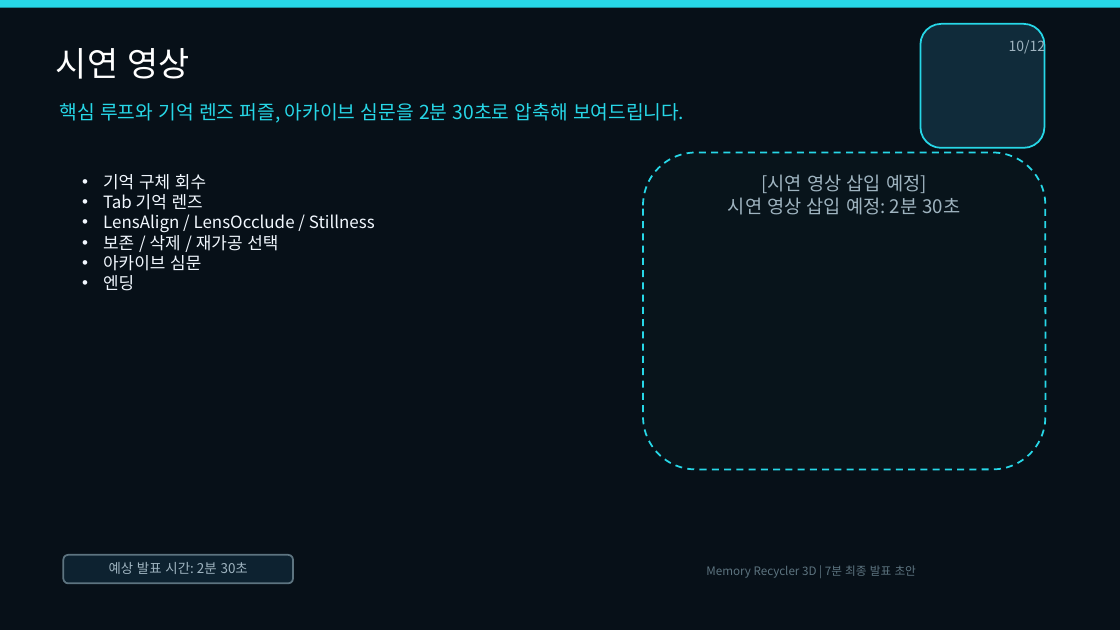
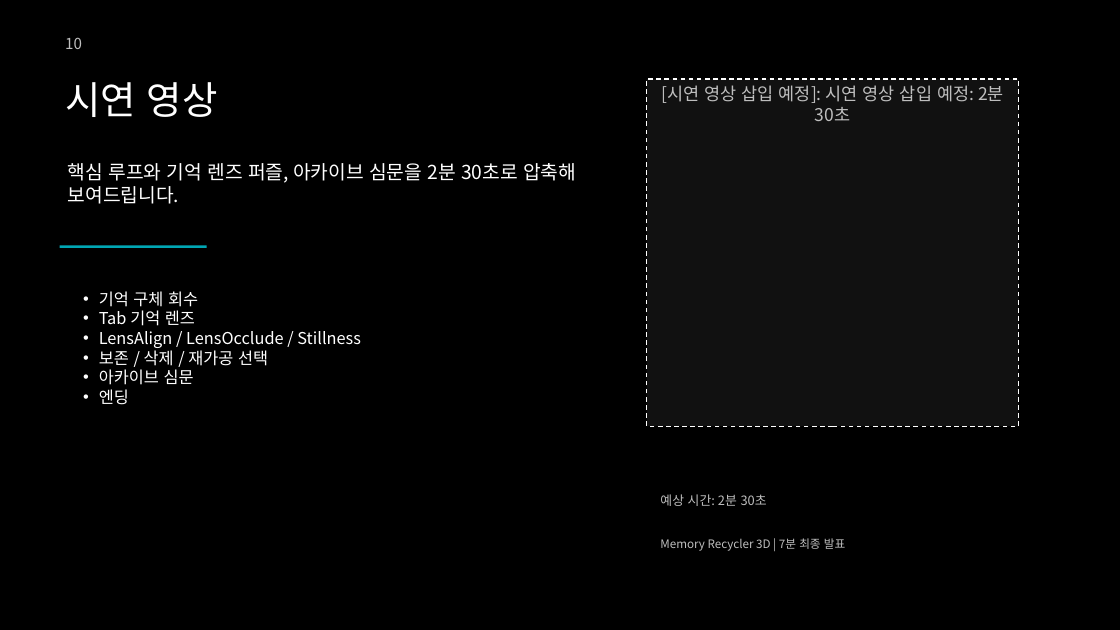
Before and after one commit to wodnd0403/memory_recycler, a slide deck: slide 10 of Docs/MemoryRecycler3D_Final_Presentation.pptx. Drawn at 1120x630 pixels with LibreOffice and Linux fonts; fonts in the diff are those of the drawing. Boxes give left, top, right and bottom in pixels: in the first picture for what was removed or moved away, otherwise in the second. Text is boxed around its words. In the diff, an @@ line names an element or a change of style, - is before the commit and + after.

Commit message:
fix: 템플릿 기반 최종 발표 PPT 한글 정상화

```diff
--- a/Docs/MemoryRecycler3D_Final_Presentation.pptx
+++ b/Docs/MemoryRecycler3D_Final_Presentation.pptx
@@ rectangle at <box>0,0,1120,630</box>: fill #071018 to #000000 @@
@@ rectangle removed at <box>0,0,1120,8</box> @@
@@ rounded rectangle removed at <box>921,24,1045,148</box> @@
@@ text at <box>65,37,82,49</box>: text changed; size 12 to 13 pt; text colour #9FB4C0 to #BEBEBE @@
-10/12
+10
@@ text "시연 영상": place and size @@
-text "시연 영상" at <box>56,48,190,79</box>
+text "시연 영상" at <box>65,82,218,117</box>
@@ text "시연 영상" at <box>65,82,218,117</box>: size 29 to 33 pt @@
@@ rectangle "[시연 영상 삽입 예정]: 시연 ...": place and size @@
-rectangle "[시연 영상 삽입 예정]: 시연 ..." at <box>644,153,1046,470</box>
+rectangle "[시연 영상 삽입 예정]: 시연 ..." at <box>647,79,1019,426</box>
@@ rectangle "[시연 영상 삽입 예정]: 시연 ..." at <box>647,79,1019,426</box>: rounded rectangle to rectangle; fill #08141B to #111111; outline #27D7E7 1.5 pt dashed to #FFFFFF 1 pt dashed @@
@@ text in rectangle at <box>662,85,1004,121</box>: text changed; size 16 to 15 pt; text colour #9FB4C0 to #BEBEBE @@
-[시연 영상 삽입 예정]
-시연 영상 삽입 예정: 2분 30초
+[시연 영상 삽입 예정]: 시연 영상 삽입 예정: 2분 30초
@@ text "핵심 루프와 기억 렌즈 퍼즐, ...": place and size @@
-text "핵심 루프와 기억 렌즈 퍼즐, ..." at <box>60,103,684,123</box>
+text "핵심 루프와 기억 렌즈 퍼즐, ..." at <box>68,163,576,204</box>
@@ text "핵심 루프와 기억 렌즈 퍼즐, ..." at <box>68,163,576,204</box>: text colour #27D7E7 to #FFFFFF @@
@@ rectangle added at <box>60,245,207,248</box>, fill #00A6B4 @@
@@ text "기억 구체 회수": place and size @@
-text "기억 구체 회수" at <box>103,174,375,291</box>
+text "기억 구체 회수" at <box>99,291,361,405</box>
@@ text "기억 구체 회수" at <box>99,291,361,405</box>: size 14.5 to 14 pt, text colour #F2F8FF to #FFFFFF; indent changed @@
@@ text "예상 시간: 2분 30초": place and size @@
-text "예상 시간: 2분 30초" at <box>63,555,292,584</box>
+text "예상 시간: 2분 30초" at <box>660,494,767,506</box>
@@ text "예상 시간: 2분 30초" at <box>660,494,767,506</box>: fill #0D2230 to none; outline #5D7480 1.5 pt to none @@
@@ text at <box>660,494,767,506</box>: text changed; size 11.5 to 11 pt; text colour #9FB4C0 to #BEBEBE @@
-예상 발표 시간: 2분 30초
+예상 시간: 2분 30초
@@ text at <box>660,538,845,551</box>: text changed; text colour #5D7480 to #BEBEBE @@
-Memory Recycler 3D | 7분 최종 발표 초안
+Memory Recycler 3D | 7분 최종 발표
```
Also in this commit, not shown: 11 other slides changed, 2 other files.
